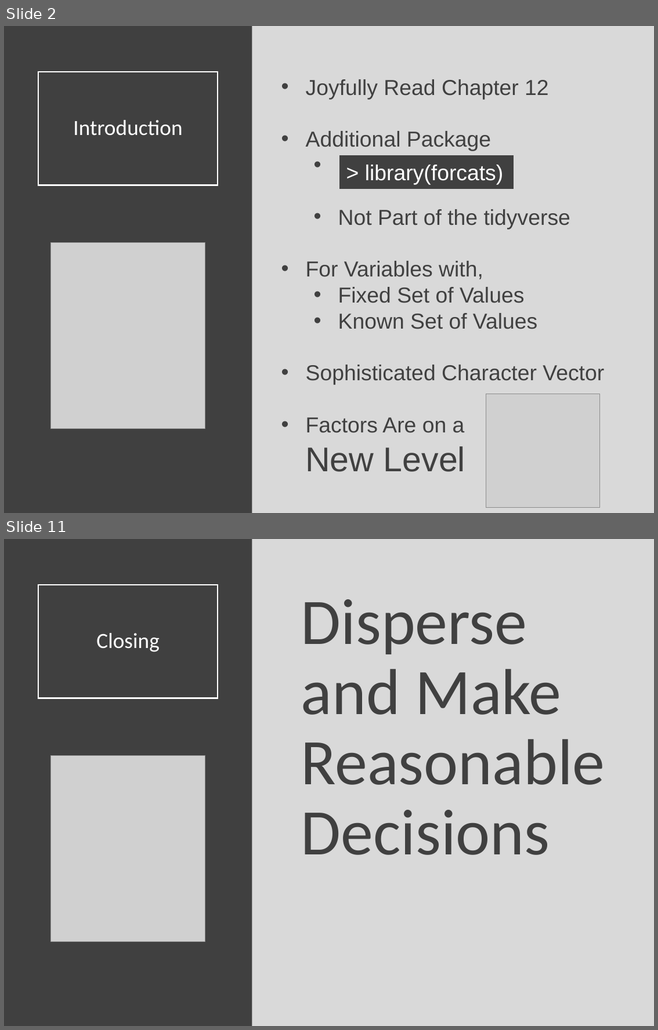
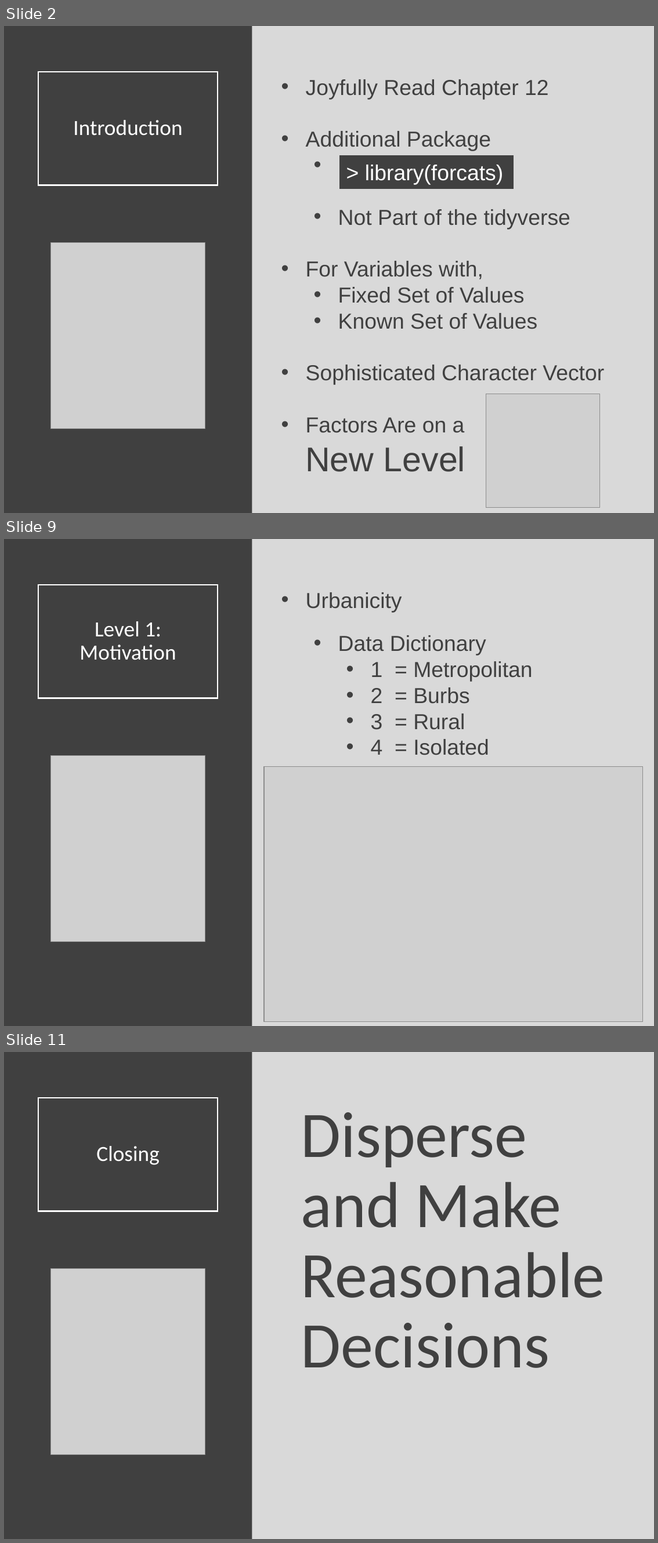
Before and after one commit to Yixf-Self/STOR320_WEBSITE, a slide deck: Lecture/Lecture 17/Lecture 17.pptx. Shown one above the other, each under a label of ours: slides 2 and 11 before the commit, slides 2, 9 and 11 after it; the slides between them are not shown. The pictures are 658x1030 and 658x1543 pixels, drawn with LibreOffice and Linux fonts; fonts in the diff are those of the drawing; grey boxes stand for pictures. Boxes give left, top, right and bottom in pixels: in the first picture for what was removed or moved away, otherwise in the second. Text is boxed around its words. In the diff, an @@ line names an element or a change of style, - is before the commit and + after.

```diff
--- a/Lecture/Lecture 17/Lecture 17.pptx
+++ b/Lecture/Lecture 17/Lecture 17.pptx
@@ slide 9 added at (x1=4, y1=539, x2=654, y2=1026), background #D9D9D9 @@
@@ rectangle added at (x1=4, y1=539, x2=252, y2=1026), fill #404040 @@
@@ title added at (x1=38, y1=584, x2=217, y2=698), outline #FFFFFF 1.5 pt, 24 pt, text #FFFFFF @@
+Level 1: Motivation
@@ text added at (x1=306, y1=592, x2=532, y2=755), 24 pt, text #404040 @@
+• Urbanicity
+  • Data Dictionary
+    • 1 = Metropolitan
+    • 2 = Burbs
+    • 3 = Rural
+    • 4 = Isolated
@@ picture added at (x1=51, y1=755, x2=205, y2=942) @@
@@ picture added at (x1=264, y1=766, x2=643, y2=1022) @@
```
Also in this commit, not shown: 1 slide changed, 6 other slides added, 7 slides removed, 5 other files.
